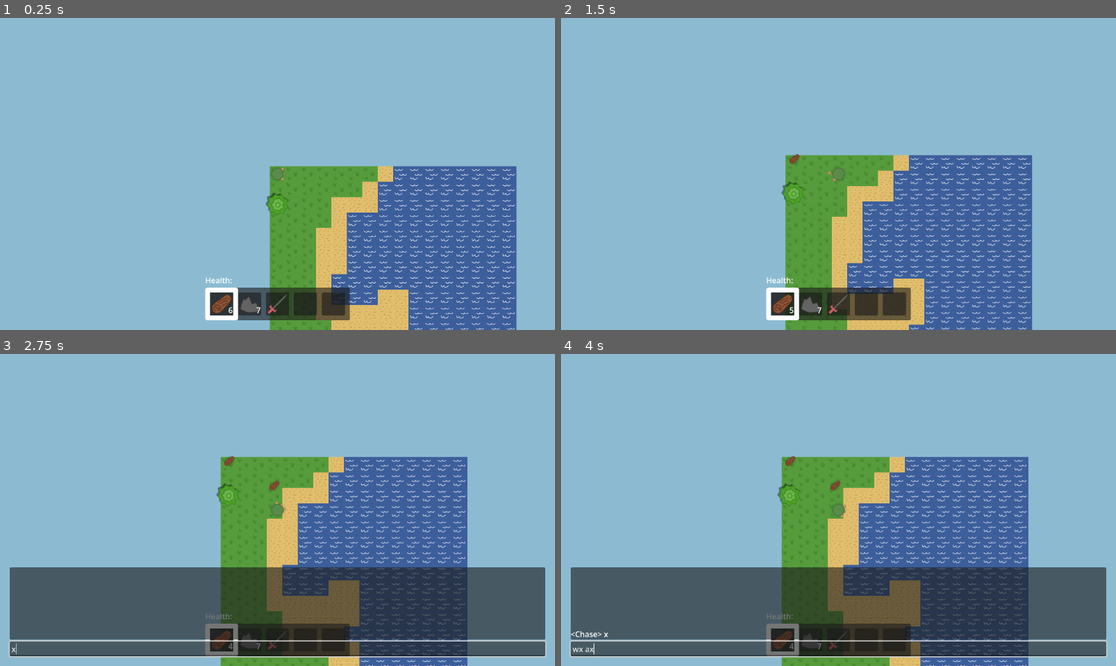
Above: before the commit, frames 1-4 (two rows, left to right).
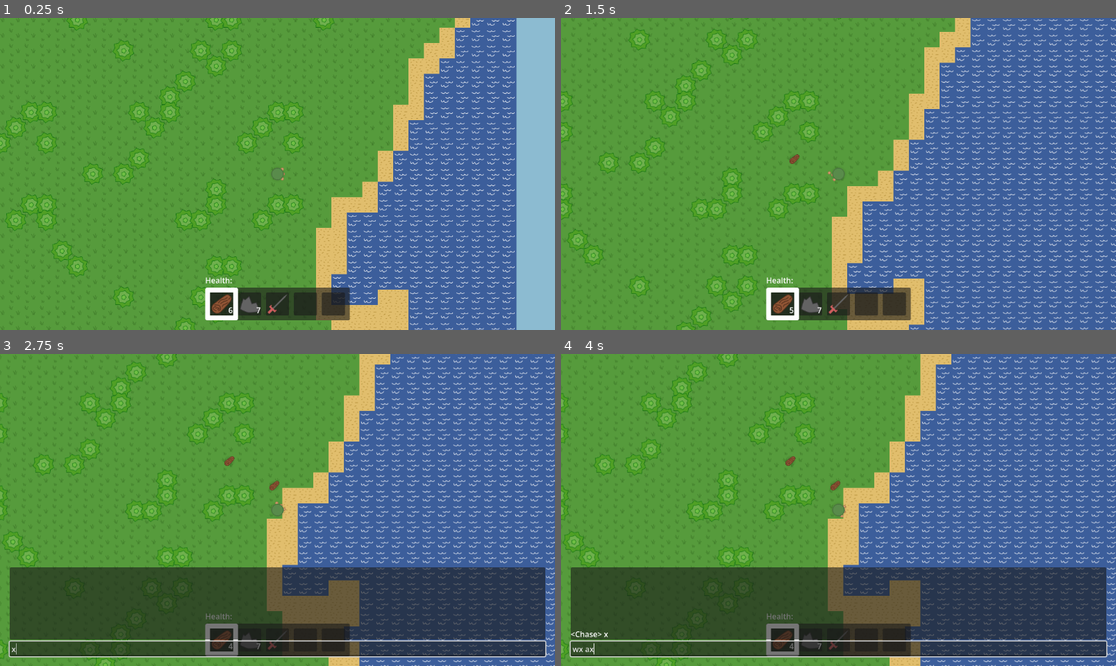
Above: after the commit, the same moments.

Repository: artmouse155/lets_survive
Game: Godot game, scene res://Scenes/WorldTest.tscn
The game is run twice, just before and just after one commit, with the same random seed, the same clock (stepped at 60 frames per second) and the same inputs.
Inputs (mouse positions are in pixels of both pictures, inside the frame that each line leads up to):
- Up to frame 1 (0.25 s): no input
- Up to frame 2 (1.5 s): hold D (right) 0.53-1.28 s; tap X (drop) at 0.6 s; click (838, 174) at 0.67 s; move the mouse to (727, 189) at 1.27 s; hold S (down) from 1.28 s (still down); click (727, 189) at 1.35 s
- Up to frame 3 (2.75 s): tap X (drop) at 1.55, 2.3 s; move the mouse to (333, 441) at 2.02 s; release S (down) at 2.03 s; hold D (right) from 2.03 s (still down); tap T (chat) at 2.1 s
- Up to frame 4 (4 s): tap Enter at 2.75 s; move the mouse to (810, 572) at 2.77 s; release D (right) at 2.78 s; hold W (up) 2.78-3.53 s; tap Ctrl (ctrl) at 2.85 s; click (810, 572) at 2.92 s; tap X (drop) at 3.05, 3.6 s; tap Space at 3.5 s; move the mouse to (1005, 556) at 3.52 s; hold A (left) from 3.53 s (still down)

The runs differ from the first frame. In frame 1, 69% of the frame differs, in the area x 0-94%, y 0-100%; in frame 2, 74%, in the area x 0-100%, y 0-100%; in frame 3, 69%; in frame 4, 69%.

Commit message:
🚧(chunks) Rudimentary chunkloading
Tree generation needs some work, but we are doing pretty well anyways!

Diff:
--- a/Resources/Textures/Terrain/group_shadow.gdshader
+++ b/Resources/Textures/Terrain/group_shadow.gdshader
@@ -14,13 +14,15 @@
 }
 
 void fragment() {
-	vec4 c = textureLod(screen_texture, SCREEN_UV, 0.0);
+	vec2 screen_uv = SCREEN_UV + 50. * fwidth(SCREEN_UV);
+	vec4 c = textureLod(screen_texture, screen_uv, 0.0);
 
 	if (c.a > 0.0001) {
 		c.rgb /= c.a;
 	}
-	//vec4 color = shadow(vec2(1.0), SCREEN_UV, offset, screen_texture, shadow_intensity);
+	//vec4 color = shadow(SCREEN_PIXEL_SIZE, SCREEN_UV, offset, screen_texture, shadow_intensity);
 	//color *= c;
 	//COLOR = vec4(UV.x, UV.y, 0., 1.0);
 	COLOR *= c;
+	//COLOR = color;
 }
--- a/Scenes/MainMenu/game_container.tscn
+++ b/Scenes/MainMenu/game_container.tscn
@@ -29,15 +29,6 @@
 save_button = NodePath("PauseMenus/PauseScreen/PanelContainer/MarginContainer/VBoxContainer/Save")
 metadata/_custom_type_script = "uid://pbgoqkx5pxk1"
 
-[node name="Sky" type="ColorRect" parent="." unique_id=1785419536]
-layout_mode = 1
-anchors_preset = 15
-anchor_right = 1.0
-anchor_bottom = 1.0
-grow_horizontal = 2
-grow_vertical = 2
-color = Color(0.5494, 0.73431, 0.82, 1)
-
 [node name="SubViewportContainer" type="SubViewportContainer" parent="." unique_id=551241396]
 layout_mode = 1
 anchors_preset = 15
@@ -48,7 +39,6 @@
 stretch = true
 
 [node name="SubViewport" type="SubViewport" parent="SubViewportContainer" unique_id=1026660224]
-transparent_bg = true
 handle_input_locally = false
 size = Vector2i(1152, 648)
 render_target_update_mode = 4
--- a/Scenes/World/chunk_loader.gd
+++ b/Scenes/World/chunk_loader.gd
@@ -1,17 +1,22 @@
 class_name ChunkLoader extends Node2D
 
 signal world_item_dropped(sender : Node2D, item : Item, cooldown : float)
+
+const RENDER_DISTANCE : int = 3
 
 var terrain_gen : FastNoiseLite = preload("uid://dyd1hw7adwaqb")
 const _NEW_CHUNK_PACKED : PackedScene = preload("uid://e2gerewc8xew")
 
 var seed_int : int
 
+var _chunk_load_queue : Array[Vector2i] = []
+
 # Called when the node enters the scene tree for the first time.
 func start(world_seed : String) -> void:
 	seed_int = world_seed.hash()
 	terrain_gen.seed = seed_int
 	load_chunk(Vector2i.ZERO)
+	load_chunk(Vector2i.UP)
 
 func load_chunk(coords : Vector2i) -> void:
 	_generate_chunk(coords)
@@ -26,3 +31,36 @@
 func clear() -> void:
 	for child in get_children():
 		child.queue_free()
+
+## TODO: Flesh out
+func chunk_in_world(chunk_coordiate: Vector2i) -> bool:
+	for child in get_children():
+		if child is Chunk:
+			if child.get_coordinate() == chunk_coordiate:
+				return true
+	return false
+
+## TODO: Flesh out
+func chunk_has_data(chunk_coordiate: Vector2i) -> bool:
+	return false
+
+func on_player_position_updated(pos: Vector2) -> void:
+	var player_chunk_coordinate : Vector2i = floor(pos / Vector2(World.TILE_SIZE * World.CHUNK_SIZE))
+	for x in range((-1 * RENDER_DISTANCE), 1 + (1 * RENDER_DISTANCE)):
+		for y in range((-1 * RENDER_DISTANCE), 1 + (1 * RENDER_DISTANCE)):
+			var offset_chunk_coords := Vector2i(x,y)
+			if offset_chunk_coords.length() <= RENDER_DISTANCE:
+				var chunk_coordinate := player_chunk_coordinate + Vector2i(x,y)
+				if not chunk_in_world(chunk_coordinate):
+					if not (chunk_coordinate in _chunk_load_queue):
+						_chunk_load_queue.append(chunk_coordinate)
+
+	# Generate one chunk at a time
+	if not _chunk_load_queue.is_empty():
+		#could be pop back to be more mem efficient but pop front keeps loaded chunks clustered
+		var chunk_pos : Vector2i = _chunk_load_queue.pop_front()
+		if chunk_has_data(chunk_pos):
+			#TODO: Load from file
+			pass
+		else:
+			_generate_chunk(chunk_pos)
--- a/Scenes/World/tree.tscn
+++ b/Scenes/World/tree.tscn
@@ -2,13 +2,8 @@
 
 [ext_resource type="Script" uid="uid://wkf0s66nyt07" path="res://Scripts/World/tree.gd" id="1_7kcem"]
 [ext_resource type="Texture2D" uid="uid://c46rub4y648k7" path="res://Resources/Textures/Terrain/tree.svg" id="2_e10wn"]
-[ext_resource type="Shader" uid="uid://ckju1ko7s36w7" path="res://Resources/Shaders/shadow.gdshader" id="2_r1lji"]
 
 [sub_resource type="ShaderMaterial" id="ShaderMaterial_a8phe"]
-shader = ExtResource("2_r1lji")
-shader_parameter/r = 0.0
-shader_parameter/offset = 0.2800000133
-shader_parameter/shadow_intensity = 0.4
 
 [sub_resource type="CircleShape2D" id="CircleShape2D_6tccs"]
 radius = 16.0
--- a/Scenes/World/world.tscn
+++ b/Scenes/World/world.tscn
@@ -10,6 +10,25 @@
 chunk_loader = NodePath("ChunkLoader")
 metadata/_custom_type_script = "uid://d4nnyh3h5l7bl"
 
+[node name="Parallax2D" type="Parallax2D" parent="." unique_id=36801273]
+z_index = -999
+repeat_size = Vector2(1000, 1000)
+repeat_times = 10
+
+[node name="Sky" type="ColorRect" parent="Parallax2D" unique_id=1404782626]
+anchors_preset = 8
+anchor_left = 0.5
+anchor_top = 0.5
+anchor_right = 0.5
+anchor_bottom = 0.5
+offset_left = -500.0
+offset_top = -500.0
+offset_right = 500.0
+offset_bottom = 500.0
+grow_horizontal = 2
+grow_vertical = 2
+color = Color(0.5494, 0.73431, 0.82, 1)
+
 [node name="ChunkLoader" type="Node2D" parent="." unique_id=578091348]
 script = ExtResource("3_vadfg")
 metadata/_custom_type_script = "uid://bbt2pnjpjtcwn"
@@ -19,3 +38,4 @@
 metadata/_custom_type_script = "uid://53rs4mt5chvi"
 
 [connection signal="world_item_dropped" from="ChunkLoader" to="EntitySpawner" method="on_world_item_dropped"]
+[connection signal="player_position_updated" from="EntitySpawner" to="ChunkLoader" method="on_player_position_updated"]
--- a/Scripts/World/chunk.gd
+++ b/Scripts/World/chunk.gd
@@ -14,6 +14,7 @@
 	get:
 		return _coordinates
 	set(value):
+		_coordinates = value
 		position = _coordinates * World.TILE_SIZE * World.CHUNK_SIZE
 
 @export_group("🔒 Node References")
@@ -21,14 +22,18 @@
 @export var above_ground : TileMapLayer
 @export var tree_group : CanvasGroup
 
+func get_coordinate() -> Vector2i:
+	return _coordinates
+
 func generate(coordinates : Vector2i, random : RandomNumberGenerator, terrain_gen : FastNoiseLite, world_item_dropped : Signal) -> void:
 	_coordinates = coordinates
+	var offset := _coordinates * World.CHUNK_SIZE
 	for x in range(World.CHUNK_SIZE.x):
 		for y in range(World.CHUNK_SIZE.y):
-			var noise_val : float = terrain_gen.get_noise_2d(x,y)
+			var noise_val : float = terrain_gen.get_noise_2d(x + offset.x,y + offset.y)
 			var tile_atlas := _noise_to_atlas(noise_val)
 			ground.set_cell(Vector2i(x,y), SOURCE_ID, tile_atlas)
-			if (noise_val < .1) && (random.randf() < .1):
+			if (random.randf() < .1) && (noise_val < .1):
 				_spawn_tree(ground.map_to_local(Vector2i(x,y)), world_item_dropped)
 
 static func _noise_to_atlas(noise_val : float) -> Vector2i:
--- a/project.godot
+++ b/project.godot
@@ -10,10 +10,10 @@
 
 [application]
 
-config/name="lets_survive"
+config/name="Let's Survive"
 run/main_scene="uid://dxjdkdkaf7fdy"
 config/features=PackedStringArray("4.6", "GL Compatibility")
-config/icon="res://icon.svg"
+config/icon="uid://cau7dhy5od7y6"
 
 [debug]
 
Not shown, changed: Resources/Textures/Terrain/shadow.gdshaderinc
